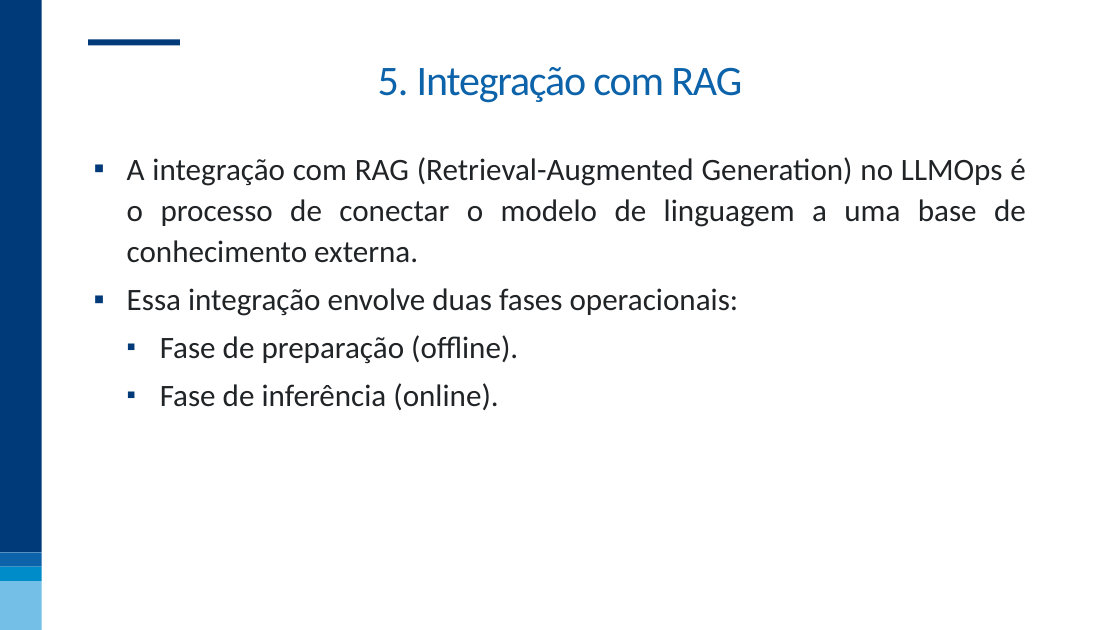
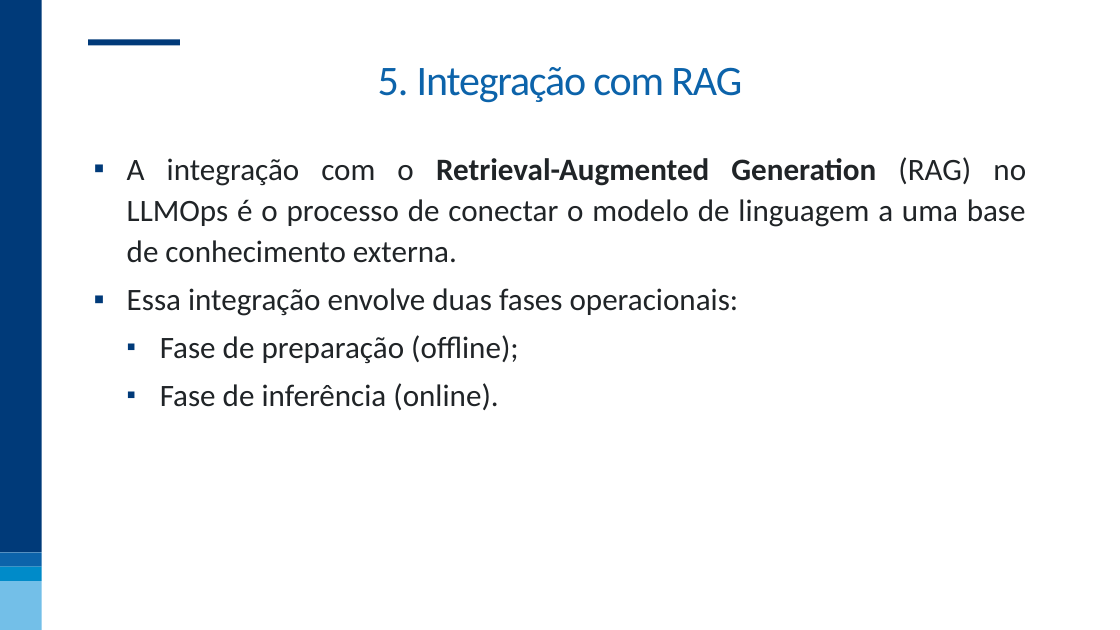
Before and after one commit to nogueira-cavalcante/fgv, a slide deck: slide 38 of MLOps e Versionamento/apresentações/02 - LLMOps e Versionamento.pptx. Drawn at 1120x630 pixels with LibreOffice and Linux fonts; fonts in the diff are those of the drawing; background and template pictures are left out. Boxes give left, top, right and bottom in pixels: in the first picture for what was removed or moved away, otherwise in the second. Text is boxed around its words. In the diff, an @@ line names an element or a change of style, - is before the commit and + after.

Commit message:
revisão completa da apresentação de LLMOps

```diff
--- a/MLOps e Versionamento/apresentações/02 - LLMOps e Versionamento.pptx
+++ b/MLOps e Versionamento/apresentações/02 - LLMOps e Versionamento.pptx
@@ text at box(127, 157, 1026, 263): text changed @@
-▪ A integração com RAG (Retrieval-Augmented Generation) no LLMOps é o processo de conectar o modelo de linguagem a uma base de conhecimento externa.
+▪ A integração com o Retrieval-Augmented Generation (RAG) no LLMOps é o processo de conectar o modelo de linguagem a uma base de conhecimento externa.
@@ text at box(160, 335, 519, 363): text changed @@
-  ▪ Fase de preparação (offline).
+  ▪ Fase de preparação (offline);
```
Also in this commit, not shown: 24 other slides changed.
